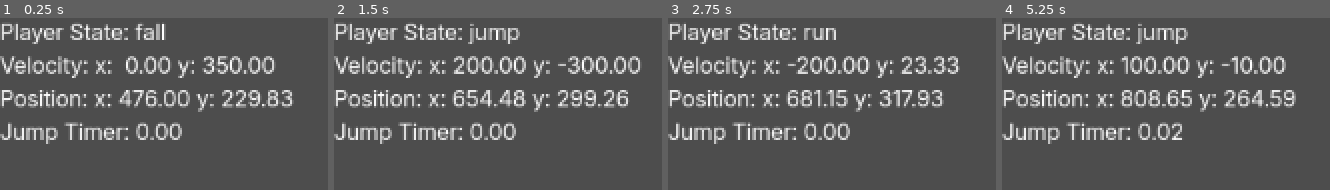
Above: before the commit, frames 1-4 (left to right).
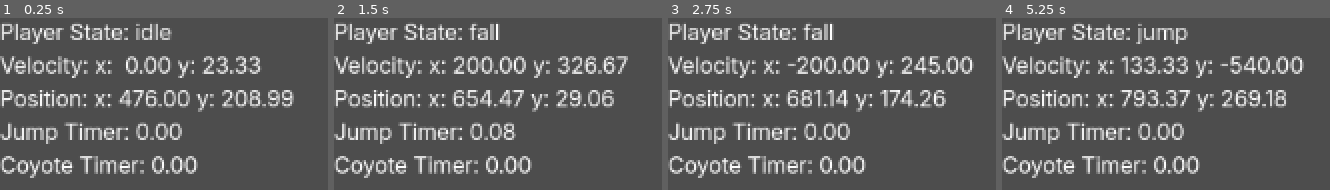
Above: after the commit, the same moments.

Repository: SinaMajdieh/boss-room
Game: Godot game, scene res://scenes/level.tscn
Same seed, same stepped clock (60 frames per second), same inputs: the game is played once before the commit and once after it.
Inputs:
- Up to frame 1 (0.25 s): no input
- Up to frame 2 (1.5 s): hold Space (jump) 0.53-1.28 s; hold D (right) from 0.53 s (still down); tap Space (jump) at 1.35 s
- Up to frame 3 (2.75 s): tap Space (jump) at 1.52, 1.82 s; release D (right) at 2.03 s; hold A (left) from 2.03 s (still down); hold Space (jump) from 2.03 s (still down)
- Up to frame 4 (5.25 s): release A (left) at 2.78 s; release Space (jump) at 2.78 s; hold D (right) 2.78-4.28 s; tap Space (jump) at 2.85, 3.02, 3.32, 4.35, 4.52, 4.82 s; hold Space (jump) 3.53-4.28 s; hold A (left) 4.28-5.03 s; hold D (right) from 5.03 s (still down); hold Space (jump) from 5.03 s (still down)

The runs differ from the first frame. In frame 1, 5.5% of the frame differs, in the area x 0-90%, y 3-94%; in frame 2, 7.6%; in frame 3, 6.3%; in frame 4, 8.9%, in the area x 0-93%, y 22-94%.

Commit message:
finite state machine update + coyote jump - the states `enter` method now take the previous_state as their parameter - Coyote jump logic added

Diff:
--- a/player_debug_menu.tscn
+++ b/player_debug_menu.tscn
@@ -1,9 +1,10 @@
-[gd_scene load_steps=5 format=3 uid="uid://e0yemhp07eov"]
+[gd_scene load_steps=6 format=3 uid="uid://e0yemhp07eov"]
 
 [ext_resource type="Script" uid="uid://bxw45vtmgp7x6" path="res://scripts/player_debug_menu/player_state.gd" id="1_1xyl6"]
 [ext_resource type="Script" uid="uid://bshjho61pkluw" path="res://scripts/player_debug_menu/jump_timer.gd" id="2_8bl0l"]
 [ext_resource type="Script" uid="uid://dr108mbhicaai" path="res://scripts/player_debug_menu/velocity.gd" id="2_r4825"]
 [ext_resource type="Script" uid="uid://l75vk7eqalfp" path="res://scripts/player_debug_menu/position.gd" id="3_fl6t8"]
+[ext_resource type="Script" uid="uid://wk6fb421aysx" path="res://scripts/player_debug_menu/coyote_timer.gd" id="5_fl6t8"]
 
 [node name="PlayerDebugMenu" type="Control"]
 layout_mode = 3
@@ -39,3 +40,8 @@
 layout_mode = 2
 text = "Jump Timer: "
 script = ExtResource("2_8bl0l")
+
+[node name="CoyoteTimer" type="Label" parent="VBoxContainer"]
+layout_mode = 2
+text = "Coyote Timer: "
+script = ExtResource("5_fl6t8")
--- a/scenes/level.tscn
+++ b/scenes/level.tscn
@@ -1,7 +1,10 @@
-[gd_scene load_steps=4 format=3 uid="uid://bju6odsd6u31m"]
+[gd_scene load_steps=5 format=3 uid="uid://bju6odsd6u31m"]
 
 [ext_resource type="PackedScene" uid="uid://e5nefeqvv66d" path="res://scenes/player.tscn" id="1_u52ul"]
 [ext_resource type="PackedScene" uid="uid://e0yemhp07eov" path="res://player_debug_menu.tscn" id="2_k5f4k"]
+
+[sub_resource type="RectangleShape2D" id="RectangleShape2D_w7c3h"]
+size = Vector2(88.5, 12)
 
 [sub_resource type="WorldBoundaryShape2D" id="WorldBoundaryShape2D_vonw3"]
 
@@ -10,6 +13,14 @@
 [node name="Player" parent="." instance=ExtResource("1_u52ul")]
 position = Vector2(476, 189)
 
+[node name="Platform" type="StaticBody2D" parent="."]
+position = Vector2(-183, -10)
+
+[node name="CollisionShape2D" type="CollisionShape2D" parent="Platform"]
+position = Vector2(660, 250)
+shape = SubResource("RectangleShape2D_w7c3h")
+one_way_collision = true
+
 [node name="Floor" type="StaticBody2D" parent="."]
 position = Vector2(564, 343)
 
--- a/scenes/player.tscn
+++ b/scenes/player.tscn
@@ -8,15 +8,17 @@
 [ext_resource type="Script" uid="uid://bibmucmc3ek0s" path="res://scripts/player/states/jump.gd" id="6_3smsa"]
 [ext_resource type="Script" uid="uid://huv7d7i2cxll" path="res://scripts/player/movemnt.gd" id="7_3smsa"]
 [ext_resource type="Script" uid="uid://cjjvlrv0gh2iv" path="res://scripts/player/timers/jump.gd" id="8_8erm5"]
+[ext_resource type="Script" uid="uid://clwqpjdntciw1" path="res://scripts/player/timers/coyote.gd" id="9_ur7pv"]
 
 [sub_resource type="CapsuleShape2D" id="CapsuleShape2D_kpjcp"]
 height = 50.0
 
-[node name="Player" type="CharacterBody2D" node_paths=PackedStringArray("movement", "state_machine", "jump_timer") groups=["player"]]
+[node name="Player" type="CharacterBody2D" node_paths=PackedStringArray("movement", "state_machine", "jump_timer", "coyote_timer") groups=["player"]]
 script = ExtResource("1_xhfnw")
 movement = NodePath("PlayerMovement")
 state_machine = NodePath("StateMachine")
-jump_timer = NodePath("JumpTimer")
+jump_timer = NodePath("Timers/JumpTimer")
+coyote_timer = NodePath("Timers/CoyoteTimer")
 
 [node name="CollisionShape2D" type="CollisionShape2D" parent="."]
 shape = SubResource("CapsuleShape2D_kpjcp")
@@ -48,10 +50,19 @@
 
 [node name="PlayerMovement" type="Node" parent="." node_paths=PackedStringArray("player")]
 script = ExtResource("7_3smsa")
+jump_force = 615.0
 player = NodePath("..")
 metadata/_custom_type_script = "uid://huv7d7i2cxll"
 
-[node name="JumpTimer" type="Timer" parent="."]
+[node name="Timers" type="Node" parent="."]
+
+[node name="JumpTimer" type="Timer" parent="Timers"]
 wait_time = 0.2
 one_shot = true
 script = ExtResource("8_8erm5")
+
+[node name="CoyoteTimer" type="Timer" parent="Timers" node_paths=PackedStringArray("player")]
+wait_time = 0.12
+one_shot = true
+script = ExtResource("9_ur7pv")
+player = NodePath("../..")
--- a/scripts/player/player.gd
+++ b/scripts/player/player.gd
@@ -7,6 +7,7 @@
 
 @export_category("Timers")
 @export var jump_timer: Timer
+@export var coyote_timer: Timer
 
 func _physics_process(_delta: float) -> void:
 	move_and_slide()
--- a/scripts/player/states/fall.gd
+++ b/scripts/player/states/fall.gd
@@ -1,11 +1,17 @@
 extends PlayerState
 
 func on_process(_delta):
+	if not player.coyote_timer.is_stopped():
+		check_jump_input()
 	if player.is_on_floor():
 		transition.emit("idle")
 
 func on_physics_process(delta: float) -> void:
 	player.movement.apply_movement(delta)
 
+func enter(previous_state: String) -> void:
+	if previous_state != "jump":
+		player.coyote_timer.start()
+
 func can_transition() -> bool:
 	return not player.is_on_floor() and player.velocity.y > 0.0
--- a/scripts/player/states/jump.gd
+++ b/scripts/player/states/jump.gd
@@ -6,11 +6,11 @@
 func on_process(_delta: float) -> void:
     check_falling()
 
-func enter() -> void:
+func enter(_previous_state: String) -> void:
     if debug:
         print_rich("[color=green]Entered %s State" % name)
     # Handle jump.
     player.movement.process_jump()
 
 func can_transition() -> bool:
-    return player.is_on_floor()
+    return player.is_on_floor() or not player.coyote_timer.is_stopped()
--- /dev/null
+++ b/scripts/player/timers/coyote.gd
@@ -0,0 +1,3 @@
+extends Timer
+
+@export var player: Player
--- /dev/null
+++ b/scripts/player_debug_menu/coyote_timer.gd
@@ -0,0 +1,14 @@
+extends Label
+var coyote_timer: Timer = null
+
+func _ready() -> void:
+    var player: Player = get_tree().get_nodes_in_group("player")[0]
+    if not player:
+        push_warning("[]Player Debug Menu: Coyote Timer]: No player was found")
+        return
+    coyote_timer = player.coyote_timer
+
+func _process(_delta: float) -> void:
+    if not coyote_timer:
+        return
+    text = "Coyote Timer: %2.2f" % coyote_timer.time_left
--- a/scripts/state_machine/node_state.gd
+++ b/scripts/state_machine/node_state.gd
@@ -11,7 +11,7 @@
 func on_physics_process(_delta: float) -> void:
     pass
 
-func enter() -> void:
+func enter(_previous_state: String) -> void:
     if debug:
         print_rich("[color=green]Entered %s State" % name)
 
--- a/scripts/state_machine/state_machine.gd
+++ b/scripts/state_machine/state_machine.gd
@@ -8,52 +8,52 @@
 var states: Dictionary[String,NodeState]
 var current_state: NodeState
 var current_state_name: String :
-    get = get_current_state
+	get = get_current_state
 
 var process: bool = true
 
 func _ready() -> void:
-    add_states()
-    set_state(initial_state)
+	add_states()
+	set_state(initial_state)
 
 func _process(delta: float) -> void:
-    if not current_state or not process:
-        return
-    current_state.on_process(delta)
+	if not current_state or not process:
+		return
+	current_state.on_process(delta)
 
 func _physics_process(delta: float) -> void:
-    if not current_state or not process:
-        return
-    current_state.on_physics_process(delta)
+	if not current_state or not process:
+		return
+	current_state.on_physics_process(delta)
 
 func set_state(state: NodeState) -> void:
-    if not state:
-        return
-    state.enter()
-    current_state = state
-    current_state_name = state.name.to_lower()
-    state_changed.emit(current_state_name)
+	if not state:
+		return
+	state.enter(current_state_name)
+	current_state = state
+	current_state_name = state.name.to_lower()
+	state_changed.emit(current_state_name)
 
 func add_states(node: Node = self) -> void:
-    for child in node.get_children():
-        if child is NodeState:
-            states[child.name.to_lower()] = child
-            child.transition.connect(transition)
+	for child in node.get_children():
+		if child is NodeState:
+			states[child.name.to_lower()] = child
+			child.transition.connect(transition)
 
 func transition(state_name: String) -> void:
-    state_name = state_name.to_lower()
-    if state_name == current_state_name:
-        return
+	state_name = state_name.to_lower()
+	if state_name == current_state_name:
+		return
 
-    var new_state: NodeState = states.get(state_name)
+	var new_state: NodeState = states.get(state_name)
 
-    if not new_state or not new_state.can_transition():
-        return
+	if not new_state or not new_state.can_transition():
+		return
 
-    if current_state:
-        current_state.exit()
+	if current_state:
+		current_state.exit()
 
-    set_state(new_state)
+	set_state(new_state)
 
 func get_current_state() -> String:
-    return current_state_name
+	return current_state_name
Not shown: 1 places in scenes/player.tscn that only renumber resources
Not shown, added: scripts/player/timers/coyote.gd.uid
Not shown, added: scripts/player_debug_menu/coyote_timer.gd.uid
